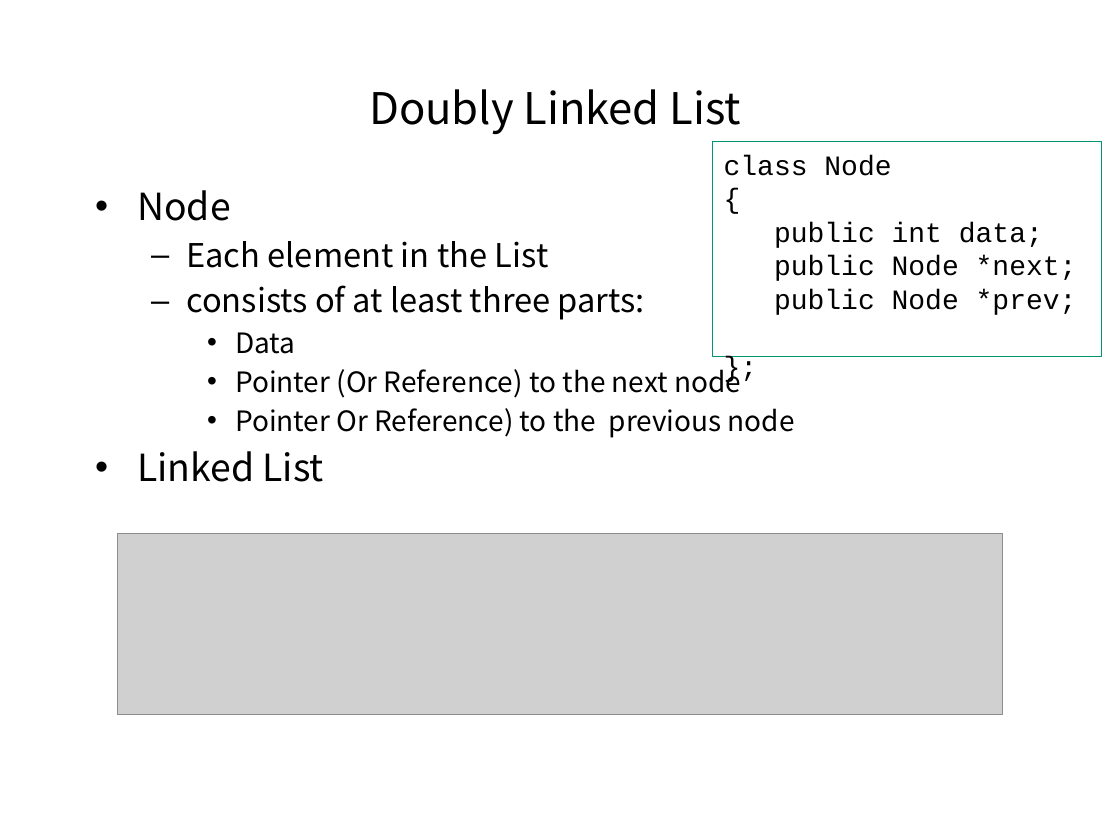
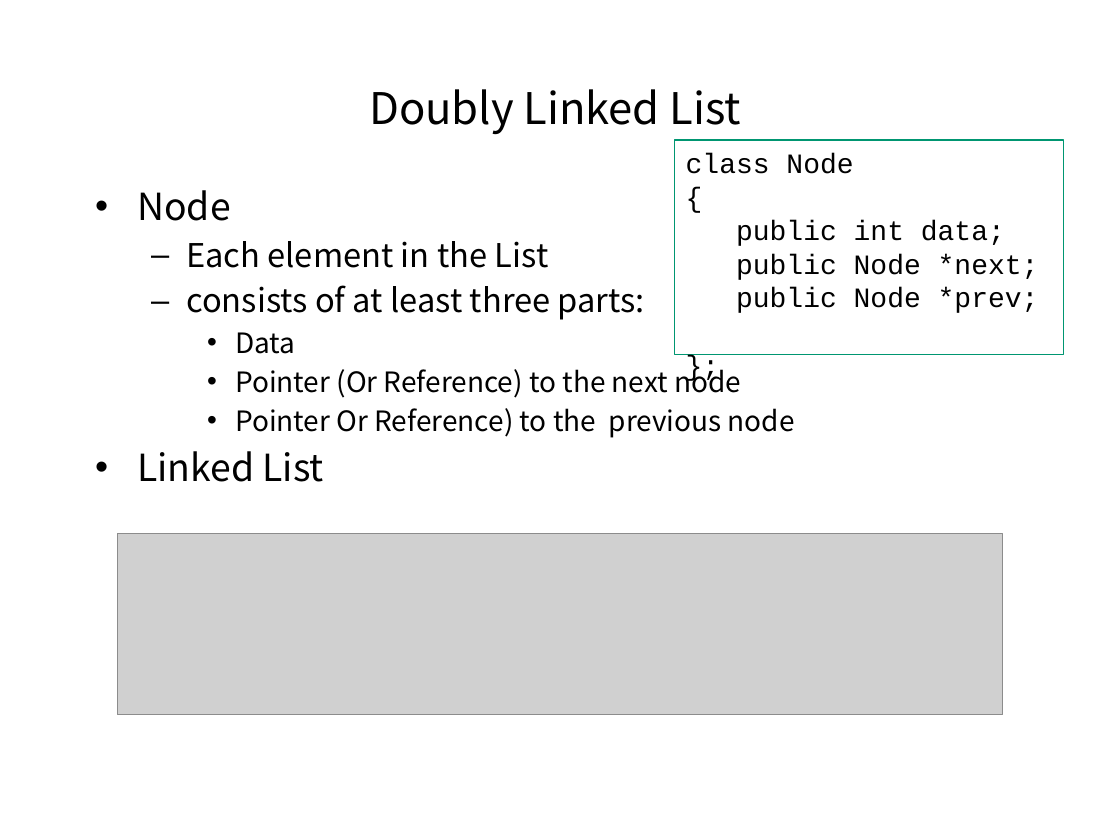
Before and after one commit to pankajfri/Training-Materials, a slide deck: slide 7 of Objected Oriented Programming Concepts Using C++ & Data Structures/Data Structures.pptx (slide 6 before the commit). Drawn at 1120x840 pixels with LibreOffice and Linux fonts; fonts in the diff are those of the drawing; grey boxes stand for pictures; background and template pictures are left out. Boxes give left, top, right and bottom in pixels: in the first picture for what was removed or moved away, otherwise in the second. Text is boxed around its words. In the diff, an @@ line names an element or a change of style, - is before the commit and + after.

```diff
--- a/Objected Oriented Programming Concepts Using C++ & Data Structures/Data Structures.pptx
+++ b/Objected Oriented Programming Concepts Using C++ & Data Structures/Data Structures.pptx
@@ rectangle "class Node": place and size @@
-rectangle "class Node" at (712,141,1101,356)
+rectangle "class Node" at (674,140,1063,355)
```
Also in this commit, not shown: 4 other slides changed, 1 slide added, 3 other files.
